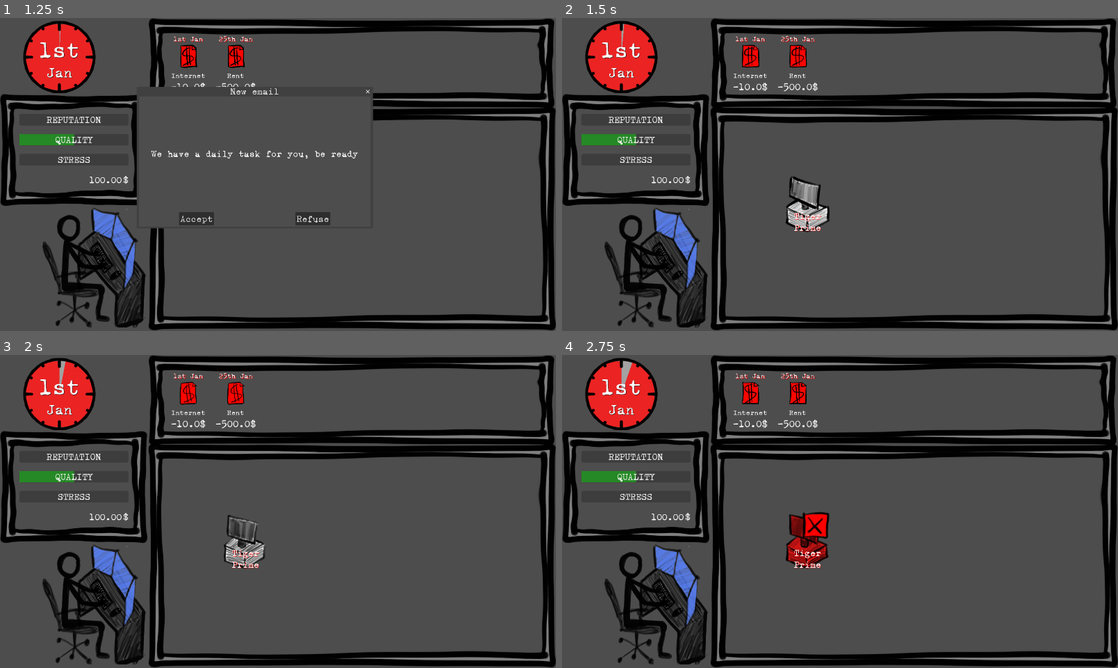
Above: before the commit, frames 1-4 (two rows, left to right).
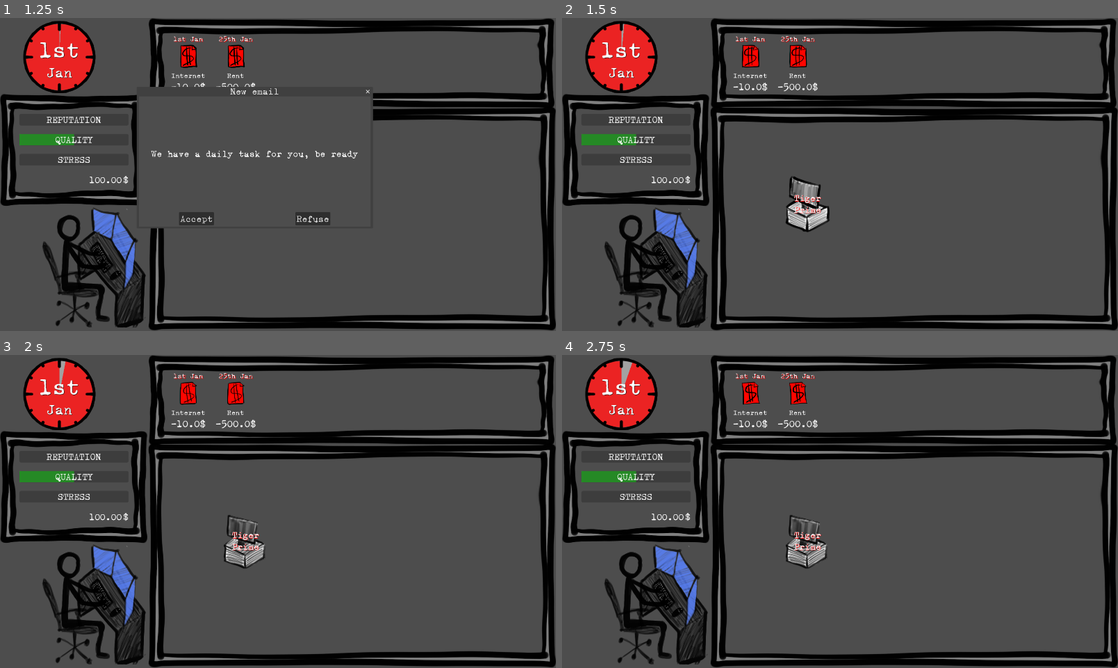
Above: after the commit, the same moments.

Repository: ildede/game-off-2025
Game: Godot game, scene res://scenes/ui/start_screen/start.tscn
The game is run twice, just before and just after one commit, with the same random seed, the same clock (stepped at 60 frames per second) and the same inputs.
Inputs (mouse positions are in pixels of both pictures, inside the frame that each line leads up to):
- Up to frame 1 (1.25 s): click "START" at 0.5 s
- Up to frame 2 (1.5 s): click "Accept" at 1.25 s
- Up to frame 3 (2 s): no input
- Up to frame 4 (2.75 s): move the mouse to (806, 539) at 2.02 s; click (806, 539) at 2.17 s

Frame 1 is identical in both runs. In frame 2, 0.2% of the frame differs, in the area x 41-47%, y 56-69%; in frame 3, 0.2%; in frame 4, 1.3%, in the area x 32-49%, y 8-69%.

Commit message:
feat: add client loyalty, too many failed task let the client goes away

Diff:
--- a/autoloads/client_data.gd
+++ b/autoloads/client_data.gd
@@ -37,7 +37,7 @@
 	fallback_client.payment_per_word = 0.04
 	fallback_client.payment_terms = "UPON_RECEIPT"
 	fallback_client.client_reliability = 1
-	fallback_client.loyalty = 0
+	fallback_client.loyalty = Config.MAX_CLIENT_LOYALTY
 
 	var pb_rep = Models.PublicReputationObject.new()
 	pb_rep.on_accept = 2
@@ -75,7 +75,7 @@
 	client.payment_per_word = obj_in.get("payment_per_word")
 	client.payment_terms = obj_in.get("payment_terms")
 	client.client_reliability = obj_in.get("client_reliability", 1)
-	client.loyalty = obj_in.get("loyalty", 0)
+	client.loyalty = Config.MAX_CLIENT_LOYALTY
 
 	var rcr_tsk: Array[Models.RecurringTaskObject] = []
 	for task_in in obj_in["recurring_tasks"]:
--- a/autoloads/config.gd
+++ b/autoloads/config.gd
@@ -6,5 +6,7 @@
 const SECONDS_BETWEEN_TASKS: int = 3
 const WORDS_PER_LETTER: int = 11
 const MAX_STRESS_LEVEL: float = 100
-const WORDS_PER_DAY: int = 2500
+const MAX_CLIENT_LOYALTY: float = 100
+const MIN_CLIENT_LOYALTY: float = 10
+const WORDS_PER_DAY: int = 11
 const STRESS_ON_TASK_FAILED: float = 5
--- a/autoloads/models.gd
+++ b/autoloads/models.gd
@@ -44,6 +44,8 @@
 
 class ClientObject:
 	var is_removed: bool
+	var loyalty: float
+
 	var id: int
 	var name: String
 	var engagement_email: String
@@ -52,7 +54,7 @@
 	var client_reliability: float
 
 	var public_reputation: PublicReputationObject
-	var loyalty: float
+
 	var loyalty_meter: LoyaltyMeterObject
 
 	var recurring_tasks: Array[RecurringTaskObject]
--- a/scenes/game/entities/client/client.gd
+++ b/scenes/game/entities/client/client.gd
@@ -18,6 +18,29 @@
 	path_to_translator = path
 	add_child(path_to_translator)
 	$Name.text = client_data.name
+	if client_data.loyalty <= (Config.MAX_CLIENT_LOYALTY/3)*2:
+		$Skull1.visible = true
+		$Skull1.play("default")
+	if client_data.loyalty <= Config.MAX_CLIENT_LOYALTY/3:
+		$Skull2.visible = true
+		$Skull2.play("default")
+
+func loyalty_updated(loyalty: float):
+	if loyalty <= (Config.MAX_CLIENT_LOYALTY/3)*2:
+		$Skull1.visible = true
+		$Skull1.play("default")
+	else:
+		$Skull1.visible = false
+	if loyalty <= Config.MAX_CLIENT_LOYALTY/3:
+		$Skull2.visible = true
+		$Skull2.play("default")
+	else:
+		$Skull2.visible = false
+	if loyalty <= Config.MIN_CLIENT_LOYALTY:
+		Global.client_deleted.emit(client_id)
+		$Sprite.play("delete")
+		await get_tree().create_timer(2).timeout
+		queue_free()
 
 func spawn_task(task: Task) -> void:
 	path_to_translator.add_child(task)
--- a/scenes/game/entities/client/client.tscn
+++ b/scenes/game/entities/client/client.tscn
@@ -13,6 +13,10 @@
 [ext_resource type="Texture2D" uid="uid://gseo7tudly75" path="res://scenes/game/entities/task/assets/close03.png" id="8_swdha"]
 [ext_resource type="Texture2D" uid="uid://bc8slt3fttv8t" path="res://scenes/game/entities/task/assets/close04.png" id="9_n2ha8"]
 [ext_resource type="Texture2D" uid="uid://cp7q3dshthqh7" path="res://scenes/game/entities/client/assets/delete04.png" id="9_o48si"]
+[ext_resource type="Texture2D" uid="uid://dk1rvh6q5xa8n" path="res://scenes/game/entities/client/assets/skull01.png" id="14_cj6qq"]
+[ext_resource type="Texture2D" uid="uid://1wbu1emdtoif" path="res://scenes/game/entities/client/assets/skull02.png" id="15_t7x5u"]
+[ext_resource type="Texture2D" uid="uid://bvns5cltmwl17" path="res://scenes/game/entities/client/assets/skull03.png" id="16_pug2c"]
+[ext_resource type="Texture2D" uid="uid://btbroxj3evwtu" path="res://scenes/game/entities/client/assets/skull04.png" id="17_fnp2x"]
 
 [sub_resource type="SpriteFrames" id="SpriteFrames_7d8ro"]
 animations = [{
@@ -62,6 +66,26 @@
 frame_3/texture = ExtResource("9_n2ha8")
 frame_3/duration = 0.2
 
+[sub_resource type="SpriteFrames" id="SpriteFrames_g2rsv"]
+animations = [{
+"frames": [{
+"duration": 1.0,
+"texture": ExtResource("14_cj6qq")
+}, {
+"duration": 1.0,
+"texture": ExtResource("15_t7x5u")
+}, {
+"duration": 1.0,
+"texture": ExtResource("16_pug2c")
+}, {
+"duration": 1.0,
+"texture": ExtResource("17_fnp2x")
+}],
+"loop": true,
+"name": &"default",
+"speed": 5.0
+}]
+
 [sub_resource type="RectangleShape2D" id="RectangleShape2D_7d8ro"]
 size = Vector2(141, 188)
 
@@ -83,7 +107,7 @@
 theme_override_colors/font_shadow_color = Color(1, 0, 0, 1)
 text = "client name"
 horizontal_alignment = 1
-vertical_alignment = 2
+vertical_alignment = 1
 autowrap_mode = 2
 
 [node name="Delete" type="TextureButton" parent="."]
@@ -96,7 +120,20 @@
 offset_bottom = -1.428566
 texture_normal = SubResource("AnimatedTexture_2jr2s")
 
+[node name="Skull1" type="AnimatedSprite2D" parent="."]
+visible = false
+position = Vector2(-35, 110.00001)
+scale = Vector2(0.7, 0.7)
+sprite_frames = SubResource("SpriteFrames_g2rsv")
+
+[node name="Skull2" type="AnimatedSprite2D" parent="."]
+visible = false
+position = Vector2(35, 110.00001)
+scale = Vector2(0.7, 0.7)
+sprite_frames = SubResource("SpriteFrames_g2rsv")
+
 [node name="Area2D" type="Area2D" parent="."]
+visible = false
 
 [node name="CollisionShape2D" type="CollisionShape2D" parent="Area2D"]
 position = Vector2(0.5, -3)
--- a/scenes/ui/main_screen/main.gd
+++ b/scenes/ui/main_screen/main.gd
@@ -95,6 +95,10 @@
 		var finished_task = Global.game_state.ongoing_task.pop_at(found_index)
 		Global.update_reputation.emit(finished_task.reputation_on_failure)
 		Global.update_stress.emit(Config.STRESS_ON_TASK_FAILED)
+		var client_index = Global.game_state.clients.find_custom(func(c): return c.id == finished_task.client_id)
+		Global.game_state.clients[client_index].loyalty -= Config.MAX_CLIENT_LOYALTY/3
+		var client_instance = active_clients.get(finished_task.client_id)
+		client_instance.loyalty_updated(Global.game_state.clients[client_index].loyalty)
 
 func handle_task_deleted(task_id: int) -> void:
 	print("[MAIN] handle_task_deleted for task_id ", task_id)
Binary file added: scenes/game/entities/client/assets/skull01.png
Not shown, added: scenes/game/entities/client/assets/skull01.png.import
Binary file added: scenes/game/entities/client/assets/skull02.png
Not shown, added: scenes/game/entities/client/assets/skull02.png.import
Binary file added: scenes/game/entities/client/assets/skull03.png
Not shown, added: scenes/game/entities/client/assets/skull03.png.import
Binary file added: scenes/game/entities/client/assets/skull04.png
Not shown, added: scenes/game/entities/client/assets/skull04.png.import
Not shown: 1 places in scenes/game/entities/client/client.tscn that only renumber resources
